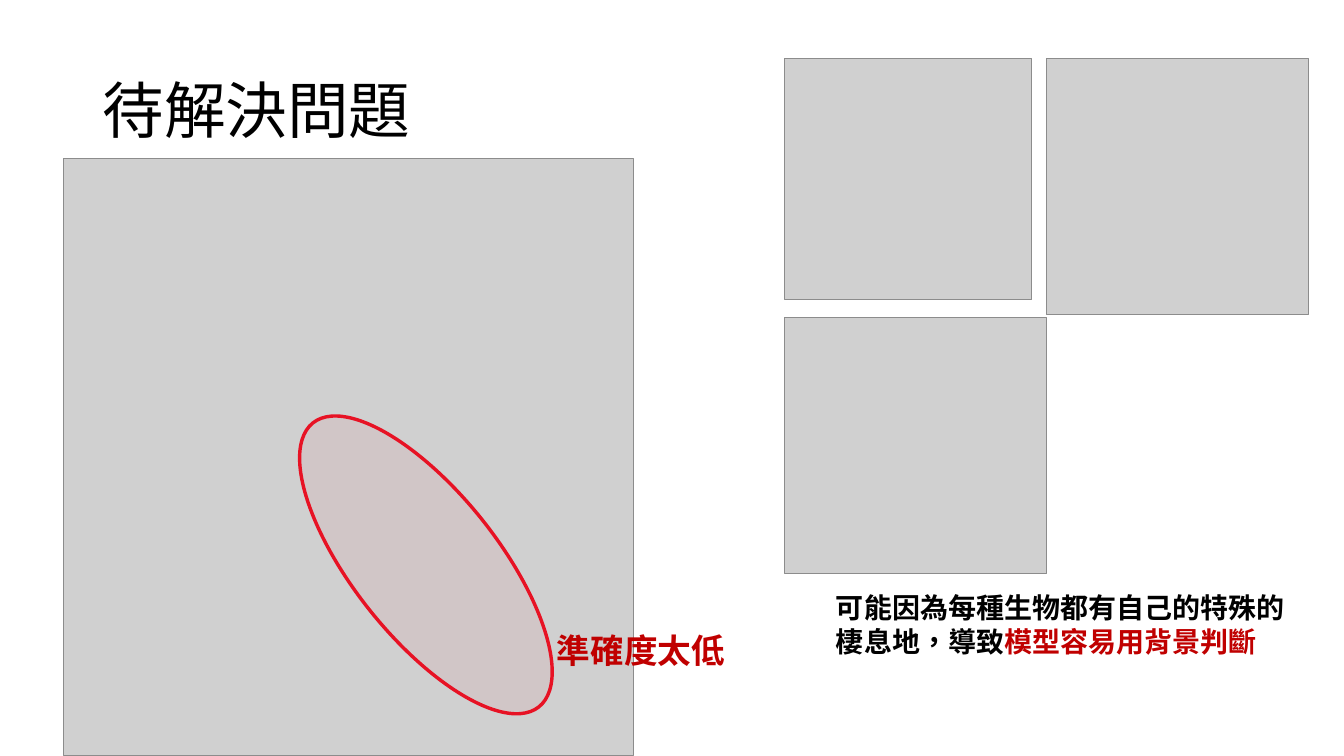
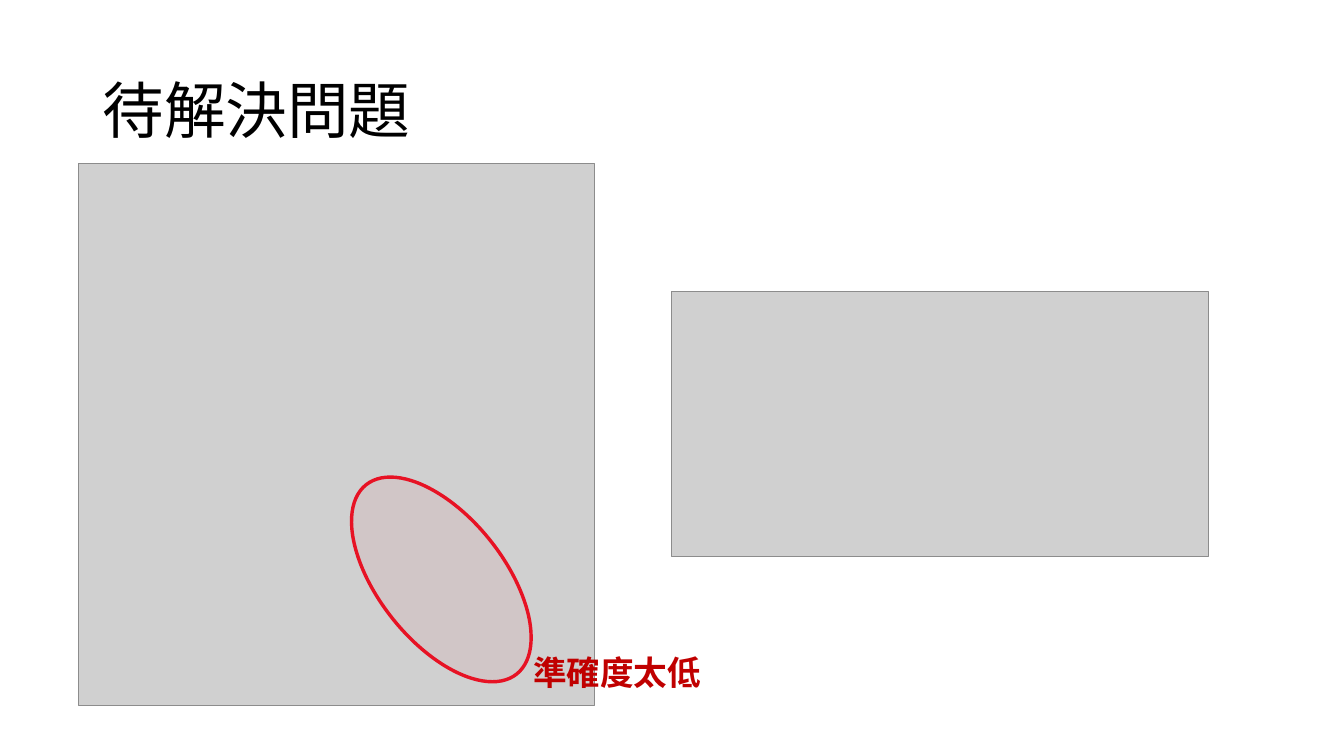
Before and after one commit to WingSyncAlgorithm/Object_Detection, a slide deck: slide 8 of 統整簡報/20230924/海洋生物辨識.pptx. Drawn at 1344x756 pixels with LibreOffice and Linux fonts; fonts in the diff are those of the drawing; grey boxes stand for pictures. Boxes give left, top, right and bottom in pixels: in the first picture for what was removed or moved away, otherwise in the second. Text is boxed around its words. In the diff, an @@ line names an element or a change of style, - is before the commit and + after.

```diff
--- a/統整簡報/20230924/海洋生物辨識.pptx
+++ b/統整簡報/20230924/海洋生物辨識.pptx
@@ picture removed at (x1=785, y1=58, x2=1032, y2=299) @@
@@ picture removed at (x1=1048, y1=58, x2=1310, y2=315) @@
@@ picture resized from (x1=64, y1=158, x2=633, y2=756) to (x1=79, y1=163, x2=595, y2=705) @@
@@ picture added at (x1=673, y1=291, x2=1209, y2=557) @@
@@ picture removed at (x1=785, y1=318, x2=1048, y2=574) @@
@@ ellipse resized from (x1=257, y1=378, x2=596, y2=752) to (x1=317, y1=446, x2=566, y2=713) @@
@@ text removed at (x1=836, y1=594, x2=1285, y2=655) @@
-可能因為每種生物都有自己的特殊的棲息地，導致模型容易用背景判斷
@@ text "準確度太低" moved from (x1=557, y1=628, x2=725, y2=672) to (x1=533, y1=650, x2=701, y2=694) @@
```
Also in this commit, not shown: 6 other slides changed, 1 slide removed, 6 other files.
